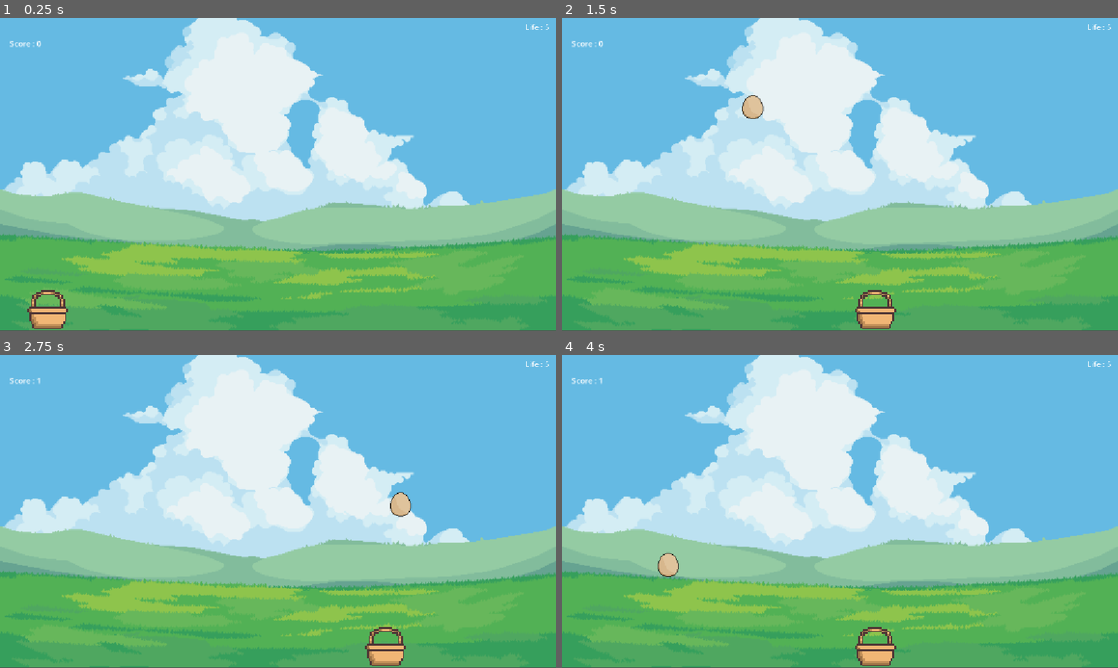
Above: before the commit, frames 1-4 (two rows, left to right).
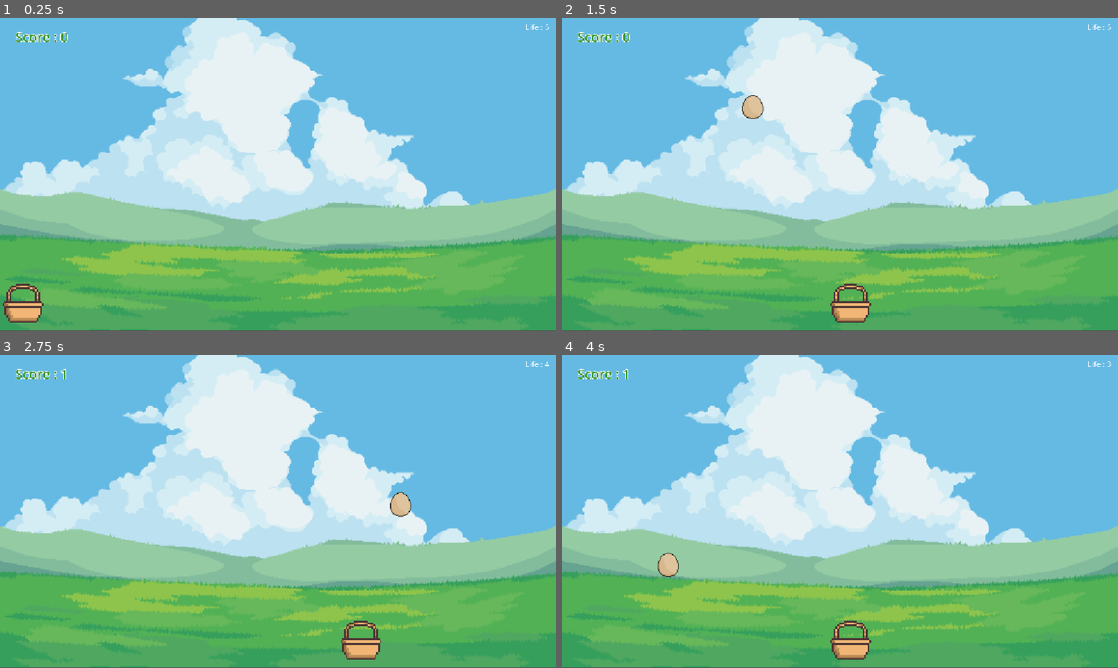
Above: after the commit, the same moments.

Repository: fattsyarifullah-hub/Catch-eggs
Game: Godot game, scene res://Scenes/main.tscn
The game is run twice, just before and just after one commit, with the same random seed, the same clock (stepped at 60 frames per second) and the same inputs. The project has no main scene, so this scene is started directly.
Inputs:
- Up to frame 1 (0.25 s): no input
- Up to frame 2 (1.5 s): tap Enter at 0.5 s; hold Right (Move_right) 0.53-1.28 s; hold Left (move_left) from 1.28 s (still down)
- Up to frame 3 (2.75 s): release Left (move_left) at 2.03 s; hold Right (Move_right) from 2.03 s (still down)
- Up to frame 4 (4 s): release Right (Move_right) at 3.53 s; hold Left (move_left) from 3.53 s (still down)

The runs differ from the first frame. In frame 1, 1.2% of the frame differs, in the area x 0-13%, y 4-100%; in frame 2, 1.2%, in the area x 1-61%, y 4-100%; in frame 3, 1.2%; in frame 4, 1.2%.

Commit message:
fitur life

Diff:
--- a/Scenes/egg.tscn
+++ b/Scenes/egg.tscn
@@ -6,7 +6,9 @@
 [sub_resource type="CircleShape2D" id="CircleShape2D_wp5od"]
 radius = 26.172504
 
-[node name="Egg" type="Area2D" unique_id=567275472]
+[node name="Egg" type="Area2D" unique_id=567275472 groups=["Egg"]]
+collision_layer = 2
+collision_mask = 4
 script = ExtResource("1_1iuog")
 
 [node name="Sprite2D" type="Sprite2D" parent="." unique_id=663514331]
--- a/Scenes/main.tscn
+++ b/Scenes/main.tscn
@@ -5,11 +5,19 @@
 [ext_resource type="PackedScene" uid="uid://chrdwion4hpsq" path="res://Scenes/player.tscn" id="2_8gbba"]
 [ext_resource type="PackedScene" uid="uid://dc5mh6i5nkrqo" path="res://Scenes/egg.tscn" id="3_jjvhh"]
 [ext_resource type="Script" uid="uid://g7j2xocv2mfh" path="res://Scripts/egg_spawn_time.gd" id="3_kry3j"]
+[ext_resource type="Script" uid="uid://becyl556a73vn" path="res://Scripts/ground.gd" id="4_21xkr"]
+
+[sub_resource type="LabelSettings" id="LabelSettings_344ge"]
+line_spacing = 5.0
+font_size = 27
+font_color = Color(0.22352941, 0.5921569, 0.16862746, 1)
+outline_size = 7
+shadow_color = Color(0.56078434, 0, 0.6392157, 0)
 
 [sub_resource type="LabelSettings" id="LabelSettings_sw2cc"]
 
 [sub_resource type="RectangleShape2D" id="RectangleShape2D_k56px"]
-size = Vector2(1157, 15)
+size = Vector2(1160, 10)
 
 [sub_resource type="GDScript" id="GDScript_21xkr"]
 script/source = "extends Node
@@ -39,6 +47,7 @@
 texture = ExtResource("1_8gbba")
 
 [node name="Player" parent="." unique_id=255415398 instance=ExtResource("2_8gbba")]
+collision_mask = 3
 
 [node name="UI" type="Control" parent="." unique_id=1699047630]
 layout_mode = 3
@@ -46,13 +55,15 @@
 offset_right = 40.0
 offset_bottom = 40.0
 
-[node name="ScoreLabel" type="Label" parent="UI" unique_id=991885332]
+[node name="ScoreLabel" type="Label" parent="UI" unique_id=991885332 groups=["Egg"]]
+texture_filter = 1
 layout_mode = 0
-offset_left = 20.0
-offset_top = 41.0
-offset_right = 85.0
-offset_bottom = 64.0
+offset_left = 32.0
+offset_top = 20.0
+offset_right = 97.0
+offset_bottom = 43.0
 text = "Score : 0"
+label_settings = SubResource("LabelSettings_344ge")
 
 [node name="HeartLabel" type="Label" parent="UI" unique_id=1922764623]
 texture_filter = 1
@@ -61,14 +72,16 @@
 offset_top = 7.0
 offset_right = 1147.5217
 offset_bottom = 37.0
-text = "Life : 5"
 label_settings = SubResource("LabelSettings_sw2cc")
 horizontal_alignment = 1
 
 [node name="Ground" type="Area2D" parent="." unique_id=62333972]
+collision_layer = 4
+collision_mask = 2
+script = ExtResource("4_21xkr")
 
-[node name="CollisionShape2D" type="CollisionShape2D" parent="Ground" unique_id=442103106]
-position = Vector2(578.5, 639.5)
+[node name="CollisionShape2D" type="CollisionShape2D" parent="Ground" unique_id=442103106 groups=["Egg", "Player"]]
+position = Vector2(577, 638)
 shape = SubResource("RectangleShape2D_k56px")
 
 [node name="EggSpawnTime" type="Node2D" parent="." unique_id=1020764714]
@@ -79,4 +92,5 @@
 autostart = true
 script = SubResource("GDScript_21xkr")
 
+[connection signal="area_entered" from="Ground" to="Ground" method="_on_area_entered"]
 [connection signal="timeout" from="EggSpawnTime/Timer" to="EggSpawnTime" method="_on_spawn_timer_timeout"]
--- a/Scenes/player.tscn
+++ b/Scenes/player.tscn
@@ -8,14 +8,16 @@
 
 [node name="Player" type="CharacterBody2D" unique_id=255415398 groups=["Player"]]
 texture_filter = 1
+collision_layer = 4
+collision_mask = 2
 script = ExtResource("1_cvnsp")
 
 [node name="CollisionShape2D" type="CollisionShape2D" parent="." unique_id=333746647]
-position = Vector2(97.5, 617)
+position = Vector2(47, 604)
 shape = SubResource("RectangleShape2D_wp5od")
 
 [node name="Sprite2D" type="Sprite2D" parent="." unique_id=64566657]
 texture_filter = 1
-position = Vector2(99.00001, 722)
+position = Vector2(48, 709)
 scale = Vector2(3.52, 3.52)
 texture = ExtResource("1_v0iea")
--- /dev/null
+++ b/Scripts/ground.gd
@@ -0,0 +1,10 @@
+extends Area2D
+
+func _on_area_entered(area) :
+
+	if area.is_in_group("Egg") :
+		var main = get_tree().current_scene
+
+		main.lose_life()
+
+		area.queue_free()
--- a/Scripts/main.gd
+++ b/Scripts/main.gd
@@ -1,16 +1,30 @@
 extends Node2D
 
 var score := 0
+var life := 5
 # Called when the node enters the scene tree for the first time.
-func _ready() -> void:
-	pass # Replace with function body.
-
+func _ready() :
+	health_life()
 
 # Called every frame. 'delta' is the elapsed time since the previous frame.
 func _process(delta: float) -> void:
 	pass
 
+func health_life() :
+	$UI/HeartLabel.text = "Life : " + str(life)
+
 func add_score() :
 	score += 1
 
 	$UI/ScoreLabel.text = "Score : " + str(score)
+
+func lose_life() :
+	life -= 1
+
+	health_life()
+
+	if life <= 0 :
+		game_over()
+
+func game_over() :
+	print("Game Over")
--- a/project.godot
+++ b/project.godot
@@ -22,6 +22,7 @@
 [global_group]
 
 Player=""
+Egg=""
 
 [input]
 
Not shown, added: Scripts/ground.gd.uid
